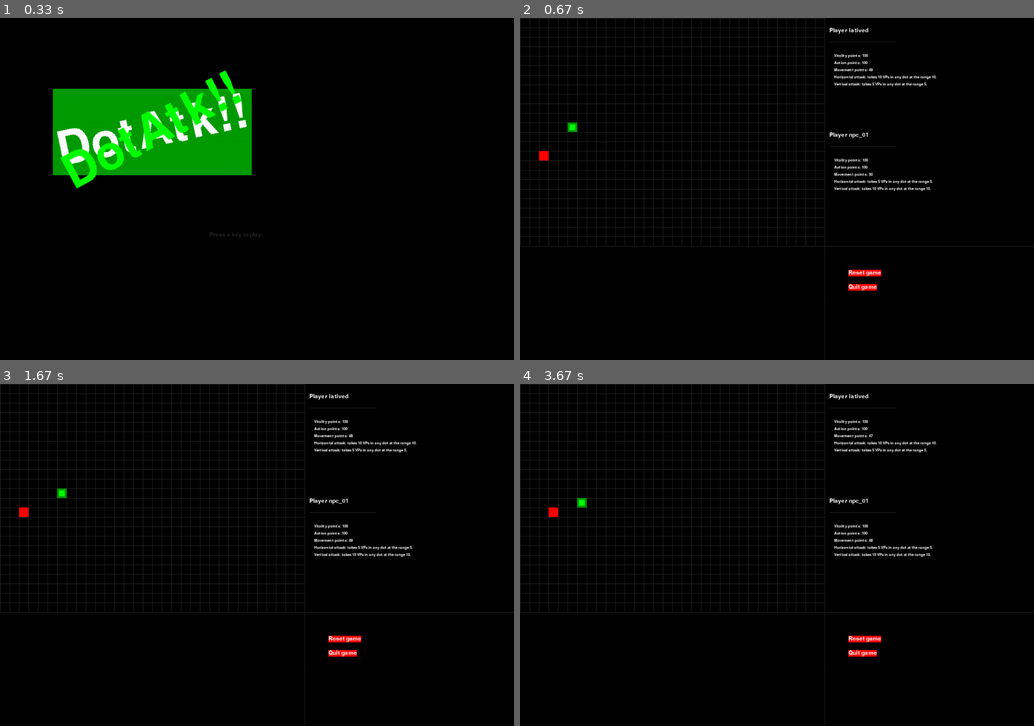
Above: before the commit, frames 1-4 (two rows, left to right).
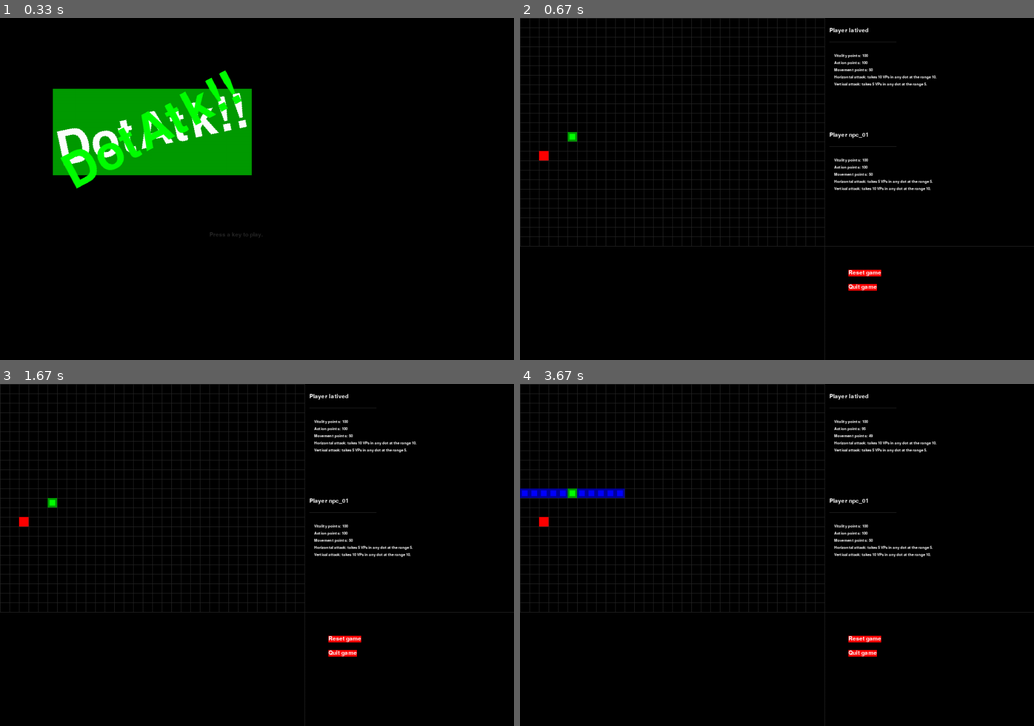
Above: after the commit, the same moments.

Repository: latived/ia2-p1
Game: pygame game, started from game.py
Two runs of this game, one before a commit and one after it. Both use one fixed random seed, a clock stepped at 60 frames per second and the inputs below.
Inputs (mouse positions are in pixels of both pictures, inside the frame that each line leads up to):
- Up to frame 1 (0.33 s): no input
- Up to frame 2 (0.67 s): tap Enter at 0.33 s
- Up to frame 3 (1.67 s): press the mouse at (123, 428) at 1.2 s; move the mouse to (195, 435) at 1.3 s; release the mouse at (267, 438) at 1.43 s
- Up to frame 4 (3.67 s): no input

Frame 1 is identical in both runs. In frame 2, 0.1% of the frame differs, in the area x 9-69%, y 14-37%; in frame 3, 0.2%; in frame 4, 0.8%, in the area x 0-69%, y 12-47%.

Commit message:
Added real attacks in the game, and added code to draw attacks being made. Not perfect, but it works.

Diff:
--- a/game.py
+++ b/game.py
@@ -24,6 +24,8 @@
 BLACK     = (  0,   0,   0)
 RED       = (255,   0,   0)
 GREEN     = (  0, 255,   0)
+BLUE      = (  0,   0, 255)
+DARKBLUE  = (  0,   0, 155)
 DARKGREEN = (  0, 155,   0)
 DARKGRAY  = ( 40,  40,  40)
 BGCOLOR = BLACK
@@ -82,6 +84,12 @@
     while True: # main game loop
         # direction = None  # inhibit continuous movement
         direction = getRandomDirection()
+
+        # TEMP CODE JUST FOR TEST PURPOSES
+        for event in pygame.event.get(): # event handling loop
+            if event.type == MOUSEBUTTONUP:
+                if QUIT_RECT.collidepoint(event.pos):
+                    terminate()
 
         while (gameStarted and dotTurn) and not direction:
             for event in pygame.event.get(): # event handling loop
@@ -107,48 +115,97 @@
             turnCounter += 1
             print("Turn {}".format(turnCounter))
 
-            if dotTurn:
-                if not doPlayerTurn(dotPlayer, direction, turnCounter):
-                    turnCounter -= 1
-                    continue
-            else:
-                time.sleep(1)  # wait 1 second before npc moves
-                if not doPlayerTurn(dotNpc, getRandomDirection(), turnCounter):
-                    turnCounter -= 1
-                    continue
+            if not doDotTurn(dotPlayer, dotNpc, direction, dotTurn):
+                turnCounter -= 1
+                continue
 
             # change turn
             dotTurn = not dotTurn
 
         gameStarted = True  # not necessary anymore after the game starts
 
-        DISPLAYSURF.fill(BGCOLOR)
-
-        drawGrid()
-
-        drawDot(dotPlayer.position)
-        drawNPC(dotNpc.position)
-
-        drawStatus(dotPlayer, BOARDWIDTH + 10, 20, (BOARDWIDTH + 10, 50), (BOARDWIDTH + 150, 50))
-        drawStatus(dotNpc, BOARDWIDTH + 10, BOARDHEIGHT//2, (BOARDWIDTH + 10, BOARDHEIGHT//2 + 30), (BOARDWIDTH + 150, BOARDHEIGHT//2 + 30))
-
-        drawOptions()
-
+        drawGameWindow(dotPlayer, dotNpc)
+        time.sleep(1)  # wait 1 second before npc moves at window
         pygame.display.update()
         FPSCLOCK.tick(FPS)
 
 
-def doPlayerTurn(player, direction, turnCounter):
-    previousPos = player.position.copy()
+def drawGameWindow(dotPlayer, dotNpc):
+    DISPLAYSURF.fill(BGCOLOR)
+
+    drawGrid()
+
+    drawDotPlayer(dotPlayer.position)
+    drawNpcPlayer(dotNpc.position)
+
+    drawStatus(dotPlayer, BOARDWIDTH + 10, 20, (BOARDWIDTH + 10, 50), (BOARDWIDTH + 150, 50))
+    drawStatus(dotNpc, BOARDWIDTH + 10, BOARDHEIGHT//2, (BOARDWIDTH + 10, BOARDHEIGHT//2 + 30), (BOARDWIDTH + 150, BOARDHEIGHT//2 + 30))
+
+    drawOptions()
+
+
+def dotAttack(dotPlayingCoords, dotWaitingCoords, atkType, rangeAtk):
+    px = dotPlayingCoords['x']
+    py = dotPlayingCoords['y']
+    nx = dotWaitingCoords['x']
+    ny = dotWaitingCoords['y']
+
+    if atkType == 'vertical':
+        if (px - rangeAtk <= nx <= px) and (py == ny):
+            return True
+        elif (px <= nx <= px + rangeAtk) and (py == ny):
+            return True
+    elif atkType == 'horizontal':
+        if (py <= ny <= py + rangeAtk) and (px == nx):
+            return True
+        elif (py - rangeAtk <= ny <= py) and (px == nx):
+            return True
+    else:
+        return False
+
+
+def doDotTurn(player, npc, direction, dotTurn):
+
+    dotPlaying = npc
+    dotWaiting = player
+
+    if dotTurn:
+        dotPlaying = player
+        dotWaiting = npc
+
+    previousPos = dotPlaying.position.copy()
     # move the dot in the direction it is moving, obviously
-    if move(direction, player.position):  # only false at first game start
-        player.movementPoints -= 1
-        print("\t{}: ({}, {}) to ({}, {})".format(player.name,
+    if move(direction, dotPlaying.position):  # only false at first game start
+        dotPlaying.movementPoints -= 1
+        print("\t{}: ({}, {}) to ({}, {})".format(dotPlaying.name,
                                                 previousPos['x'], previousPos['y'],
-                                                player.position['x'], player.position['y']))
+                                                dotPlaying.position['x'], dotPlaying.position['y']))
+
+        atkType = random.choice(list(dotPlaying.atkTypes))
+        rangeAtk = dotPlaying.atkTypes[atkType][0]
+        hit = dotAttack(dotPlaying.position, dotWaiting.position, atkType, rangeAtk)
+        dotPlaying.actionPoints -= 5
+
+        # actualize window to show attack
+        drawGameWindow(player, npc)
+        time.sleep(2)
+        drawAttack(dotPlaying.position, atkType, rangeAtk)
+        pygame.display.update()
+
+        if hit:
+            damage = dotPlaying.atkTypes[atkType][1]
+
+            print("\t{} attacked {}ly {} and infriges {} damage points.".
+                  format(dotPlaying.name, atkType, dotWaiting.name, damage))
+
+            dotWaiting.vitalityPoints -= damage
+        else:
+            print("\t{} attacked {}ly {} but missed.".
+                  format(dotPlaying.name, atkType, dotWaiting.name))
+
         return True
     else:
-        print("\t{}: move to off the board is invalid. Try again.".format(player.name))
+        print("\t{}: move to off the board is invalid. Try again.".format(dotPlaying.name))
         return False
 
 
@@ -349,18 +406,46 @@
     DISPLAYSURF.blit(QUIT_SURF, QUIT_RECT)
 
 
-def drawDot(dotCoords):
-    x = dotCoords['x'] * CELLSIZE
-    y = dotCoords['y'] * CELLSIZE
+def drawAttack(dotPlayingCoords, atkType, atkRange):
+
+    dotPosx = dotPlayingCoords['x']
+    dotPosy = dotPlayingCoords['y']
+
+    atkCoords = []
+    if atkType == 'horizontal':
+        for i in range(atkRange):
+            newCellAtRight = {'x' : dotPosx, 'y': dotPosy + i + 1 }
+            atkCoords.append(newCellAtRight)
+            newCellAtLeft = {'x' : dotPosx, 'y': dotPosy - i - 1 }
+            atkCoords.insert(0, newCellAtLeft)
+    elif atkType == 'vertical':
+         for i in range(atkRange):
+            newCellAbove = {'x': dotPosx - i - 1, 'y' : dotPosy }
+            atkCoords.append(newCellAbove)
+            newCellBelow = {'x': dotPosx + i + 1, 'y' : dotPosy }
+            atkCoords.insert(0, newCellBelow)
+
+    for coord in atkCoords:
+        x = coord['x'] * CELLSIZE
+        y = coord['y'] * CELLSIZE
+        dotSegmentRect = pygame.Rect(x, y, CELLSIZE, CELLSIZE)
+        pygame.draw.rect(DISPLAYSURF, DARKBLUE, dotSegmentRect)
+        dotInnerSegmentRect = pygame.Rect(x + 4, y + 4, CELLSIZE - 8, CELLSIZE - 8)
+        pygame.draw.rect(DISPLAYSURF, BLUE, dotInnerSegmentRect)
+
+
+def drawDotPlayer(playerCoords):
+    x = playerCoords['x'] * CELLSIZE
+    y = playerCoords['y'] * CELLSIZE
     dotSegmentRect = pygame.Rect(x, y, CELLSIZE, CELLSIZE)
     pygame.draw.rect(DISPLAYSURF, DARKGREEN, dotSegmentRect)
     dotInnerSegmentRect = pygame.Rect(x + 4, y + 4, CELLSIZE - 8, CELLSIZE - 8)
     pygame.draw.rect(DISPLAYSURF, GREEN, dotInnerSegmentRect)
 
 
-def drawNPC(coord):
-    x = coord['x'] * CELLSIZE
-    y = coord['y'] * CELLSIZE
+def drawNpcPlayer(npcCoords):
+    x = npcCoords['x'] * CELLSIZE
+    y = npcCoords['y'] * CELLSIZE
     npcRect = pygame.Rect(x, y, CELLSIZE, CELLSIZE)
     pygame.draw.rect(DISPLAYSURF, RED, npcRect)
 
